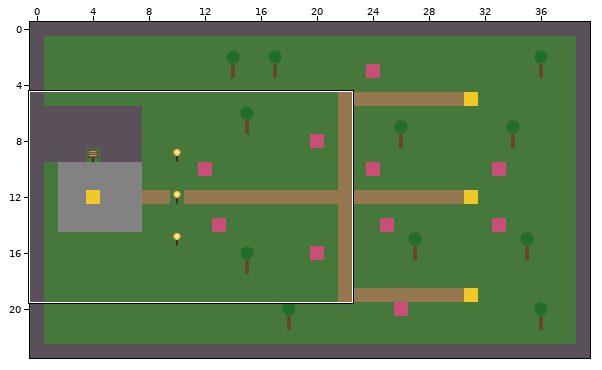
Tiled map (JSON) -- public/wa/lantern-walk/lantern-walk.tmj. The picture above shows the old version from afar; the outline marks the close-up.
Close-up. Earlier state:
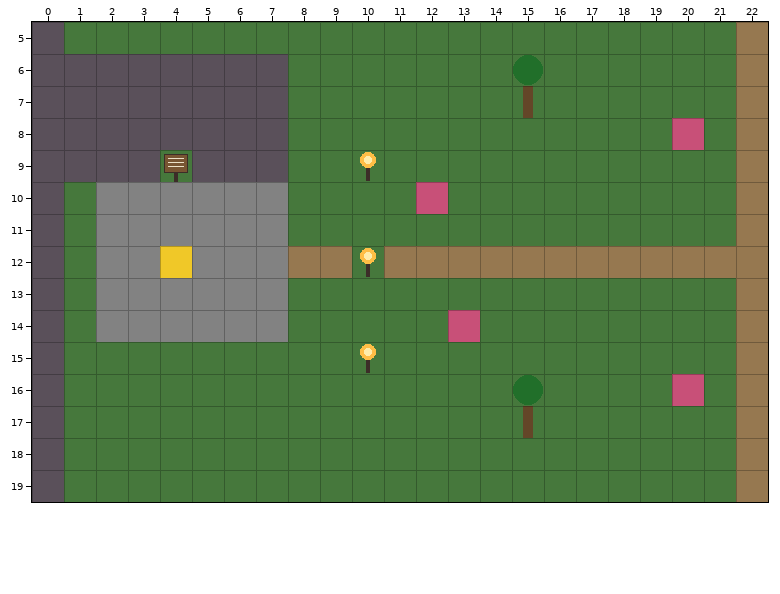
Cells are 32x32 px. Shown: x 0..22, y 5..19. The commit also changed other parts of the map, which this record leaves out.
After:
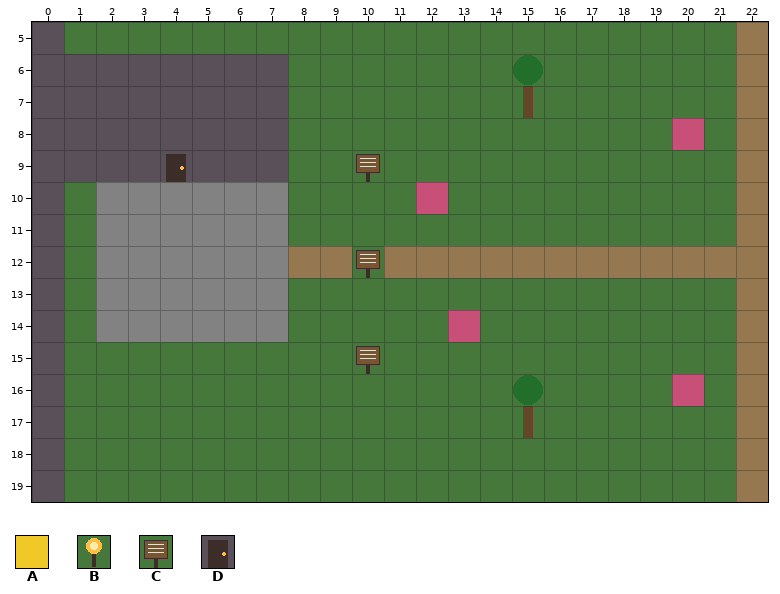
Key: from "tiles": A 8, B 9, C 10, D 11.
_ is an empty cell.
Difference:
Layer "ground":
y 9: x 4 C -> D
Layer "collisions":
y 9: x 10 B -> C
y 12: x 10 B -> C
y 15: x 10 B -> C
Layer "start" (now hidden):
y 12: x 4 A -> _
Changed places in both close-ups, as pixel boxes (x1, y1, x2, y2):
changed: (160, 150, 192, 182)
changed: (356, 152, 380, 182)
removed: (160, 246, 192, 278)
changed: (356, 248, 380, 278)
changed: (356, 344, 380, 374)
